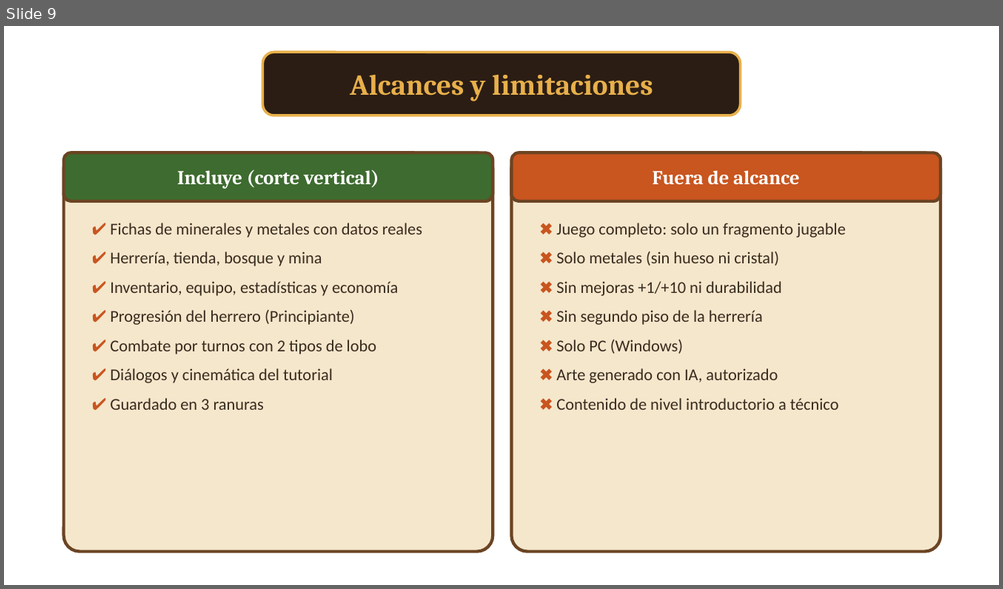
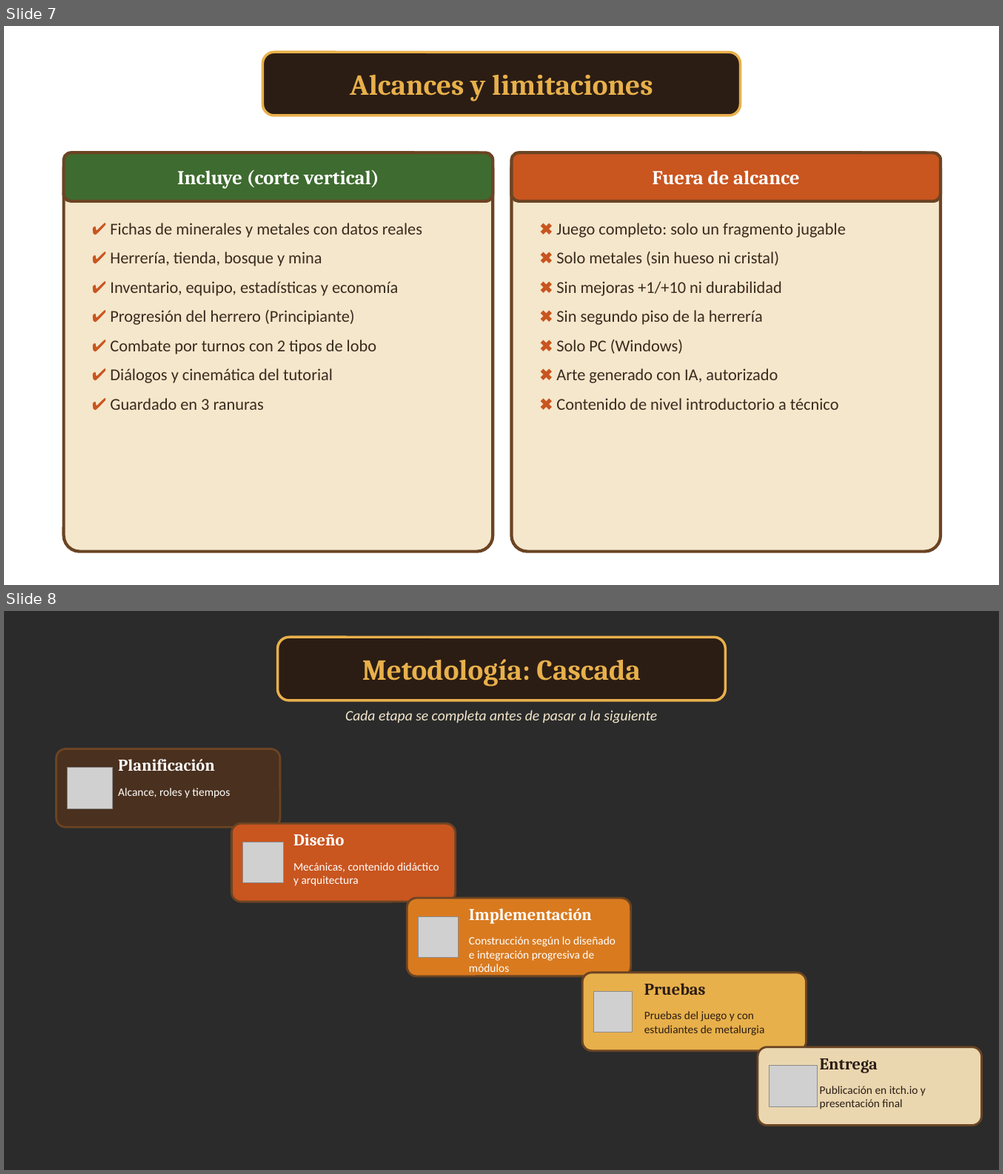
Before and after one commit to jjmmcode/CAPSTONE-G6-2026-02, a slide deck: Fase 1/Evidencias Grupales/Presentación idea de proyecto.pptx. Shown one above the other, each under a label of ours: slide 9 before the commit, slides 7 and 8 after it. The pictures are 1003x589 and 1003x1174 pixels, drawn with LibreOffice and Linux fonts; fonts in the diff are those of the drawing; grey boxes stand for pictures; background and template pictures are left out; a plain dark background stands for a picture behind light text. Boxes give left, top, right and bottom in pixels: in the first picture for what was removed or moved away, otherwise in the second. Text is boxed around its words. In the diff, an @@ line names an element or a change of style, - is before the commit and + after.

Commit message:
Fase 1: presentacion corta y metodologia en cascada

```diff
--- a/Fase 1/Evidencias Grupales/Presentación idea de proyecto.pptx
+++ b/Fase 1/Evidencias Grupales/Presentación idea de proyecto.pptx
@@ slide 8 added at [4, 611, 999, 1170], background picture (left out) @@
@@ rounded rectangle added at [278, 637, 726, 701], fill #2B1D14, outline #E8B04B 2.5 pt @@
@@ text added at [362, 659, 640, 686], 28 pt, text #E8B04B, bold @@
+Metodología: Cascada
@@ text added at [345, 710, 657, 723], 14 pt, text #F4E7CC, italic @@
+Cada etapa se completa antes de pasar a la siguiente
@@ rounded rectangle added at [57, 749, 280, 827], fill #4A301E, outline #6B4423 2 pt @@
@@ text added at [118, 759, 215, 771], 16 pt, text #FFFFFF, bold @@
+Planificación
@@ picture added at [68, 768, 112, 809] @@
@@ text added at [118, 788, 230, 798], 11 pt, text #FFFFFF @@
+Alcance, roles y tiempos
@@ rounded rectangle added at [232, 823, 455, 902], fill #C9551F, outline #6B4423 2 pt @@
@@ picture added at [243, 843, 284, 883] @@
@@ text added at [293, 834, 344, 846], 16 pt, text #FFFFFF, bold @@
+Diseño
@@ text added at [293, 863, 439, 886], 11 pt, text #FFFFFF @@
+Mecánicas, contenido didáctico y arquitectura
@@ rounded rectangle added at [407, 898, 631, 977], fill #D97A1F, outline #6B4423 2 pt @@
@@ picture added at [418, 917, 458, 958] @@
@@ text added at [469, 908, 592, 924], 16 pt, text #FFFFFF, bold @@
+Implementación
@@ text added at [469, 937, 615, 976], 11 pt, text #FFFFFF @@
+Construcción según lo diseñado e integración progresiva de módulos
@@ rounded rectangle added at [582, 973, 806, 1051], fill #E8B04B, outline #6B4423 2 pt @@
@@ text added at [644, 983, 706, 995], 16 pt, text #2B1D14, bold @@
+Pruebas
@@ picture added at [594, 991, 632, 1033] @@
@@ text added at [644, 1011, 764, 1036], 11 pt, text #2B1D14 @@
+Pruebas del juego y con estudiantes de metalurgia
@@ rounded rectangle added at [757, 1048, 982, 1126], fill #EAD7B0, outline #6B4423 2 pt @@
@@ picture added at [768, 1066, 817, 1107] @@
@@ text added at [819, 1059, 877, 1073], 16 pt, text #2B1D14, bold @@
+Entrega
@@ text added at [819, 1086, 925, 1110], 11 pt, text #2B1D14 @@
+Publicación en itch.io y presentación final
@@ what was slide 9 is now slide 7 @@
```
Also in this commit, not shown: 10 slides changed, 5 other slides added, 4 slides removed, 1 other file.
